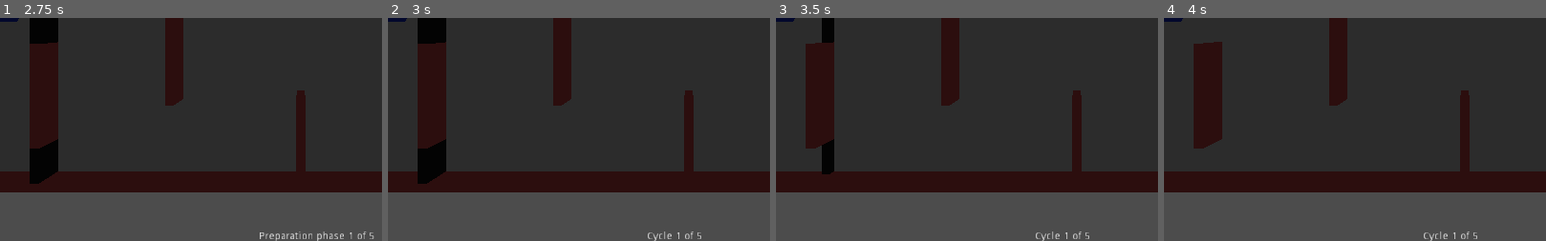
Above: before the commit, frames 1-4 (left to right).
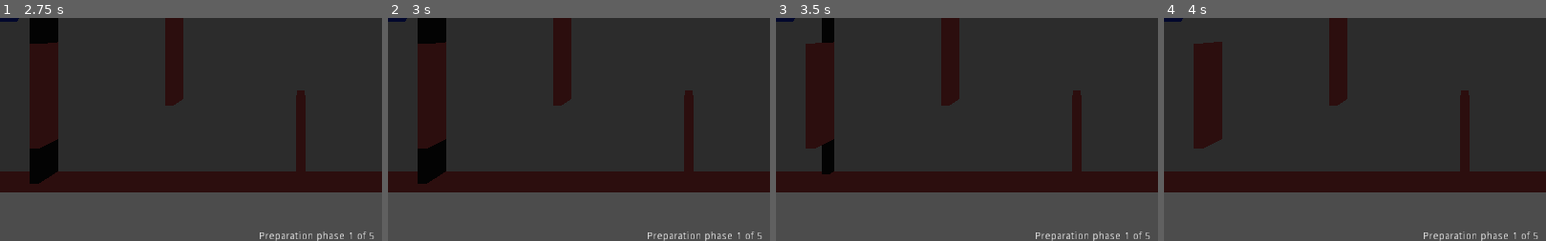
Above: after the commit, the same moments.

Repository: lizrad/fpspf
Game: Godot game, scene res://World.tscn
The game is run twice, just before and just after one commit, with the same random seed, the same clock (stepped at 60 frames per second) and the same inputs.
Inputs:
- Up to frame 1 (2.75 s): tap Enter at 0.5, 2 s; tap Space at 1.25 s
- Up to frame 2 (3 s): tap Space at 2.75 s
- Up to frame 3 (3.5 s): no input
- Up to frame 4 (4 s): no input
The pictures show only the part of the screen within x 11-61%, y 50-100%; the shares and areas given below are measured in that part.

Frame 1 is identical in both runs. In frame 2, 0.4% of the frame differs, in the area x 68-98%, y 95-100%; in frame 3, 0.4%; in frame 4, 0.4%.

Commit message:
Add gamestates to world in prep of replay

Diff:
--- a/Attacking/AimVisualization.gd
+++ b/Attacking/AimVisualization.gd
@@ -7,13 +7,10 @@
 
 func _process(delta):
 	var collider = get_collider()
-	print(collider)
 	var hitpoint = get_collision_point()
 	var distance = max_distance;
 	if collider:
-		print(hitpoint)
 		var hit_distance = hitpoint.distance_to(global_transform.origin)
-		print(hit_distance)
 		if hit_distance < distance:
 			distance = hit_distance
 	$LineRenderer.points[1]=Vector3(0,0,-distance)
--- a/World.gd
+++ b/World.gd
@@ -8,10 +8,10 @@
 var time_left # round timer in ms
 var cycle := 1 # number of current cylce
 
-var active_prep_time := true # flag to indicate prep or cycle time
-
 var _scores := [] # Scores for each player
 
+enum Gamestate {PREP, GAME, REPLAY}
+var _current_gamestate = Gamestate.PREP
 
 func _ready():
 	# Connect to player events
@@ -21,8 +21,14 @@
 		_scores.append(0)
 		var attacker = player_manager.active_player.get_node("Attacker")
 		attacker.connect("shot_bullet", $HUD, "consume_bullet", [player_manager.player_id])
+	match _current_gamestate:
+		Gamestate.PREP:
+			time_left = time_prep + 1
+		Gamestate.GAME:
+			time_left = time_cycle + 1
+		Gamestate.REPLAY:
+			time_left = time_cycle + 1
 
-	time_left = (time_prep if active_prep_time else time_cycle) + 1
 	$HUD.set_time(time_left)
 	$HUD.set_cycle(cycle)
 	$HUD.set_num_cycles(num_cycles)
@@ -42,30 +48,36 @@
 # 	- reverse shift animation
 # 	- storing player movement as ghost
 # 	- reset player move list
-#	- reset player starting point
+# 	- reset player starting point
 # 	- restarting level time
 func restart():
-	active_prep_time = !active_prep_time
-	$HUD.set_prep_time(active_prep_time)
-	print("start " + ("preparation" if active_prep_time else "cycle"))
-	time_left = (time_prep if active_prep_time else time_cycle) + 1
-	if active_prep_time:
-		# update cycle -> game over if reached num_cycles
-		cycle += 1
-		if (cycle > num_cycles):
-			print("game over -> cycles")
-			get_tree().quit()
-		$HUD.set_cycle(cycle)
+	match _current_gamestate:
+		Gamestate.GAME:
+			print("start preparation")
+			_current_gamestate = Gamestate.PREP
+			$HUD.set_prep_time(true)
+			time_left = time_prep +1
+			# update cycle -> game over if reached num_cycles
+			cycle += 1
+			if (cycle > num_cycles):
+				print("game over -> cycles")
+				get_tree().quit()
+			$HUD.set_cycle(cycle)
 
-		# starting preparation cycle
-		$LevelManager.close_doors()
-		$HUD.reload_ammo()
-		for player_manager in $PlayerManagers.get_children():
-			player_manager.convert_active_to_ghost()
-			var attacker = player_manager.active_player.get_node("Attacker")
-			attacker.reload(player_manager.active_player.ranged_attack_type)
-	else:
-		$LevelManager.open_doors()
+			# starting preparation cycle
+			$LevelManager.close_doors()
+			$HUD.reload_ammo()
+			for player_manager in $PlayerManagers.get_children():
+				player_manager.convert_active_to_ghost()
+				var attacker = player_manager.active_player.get_node("Attacker")
+				attacker.reload(player_manager.active_player.ranged_attack_type)
+		Gamestate.PREP:
+			print("start cycle")
+			_current_gamestate = Gamestate.GAME
+			time_left = time_cycle +1
+			$LevelManager.open_doors()
+		Gamestate.REPLAY:
+			$HUD.set_prep_time(false)
 
 	for id in _scores.size():
 		_set_score(id, 0)
